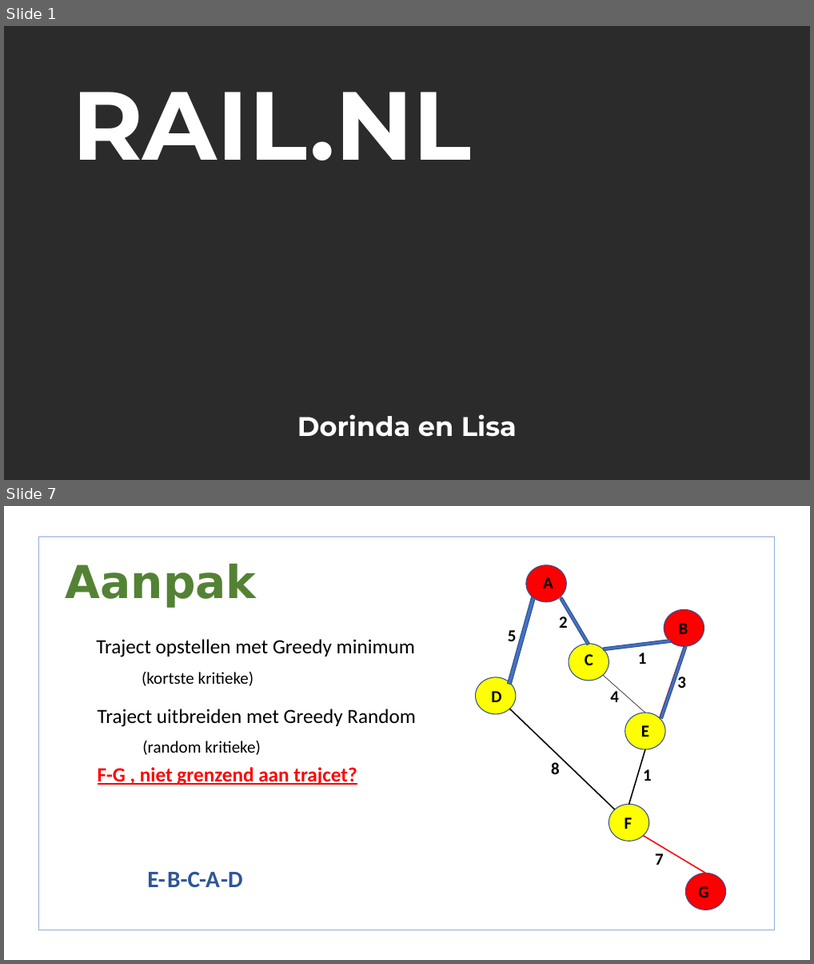
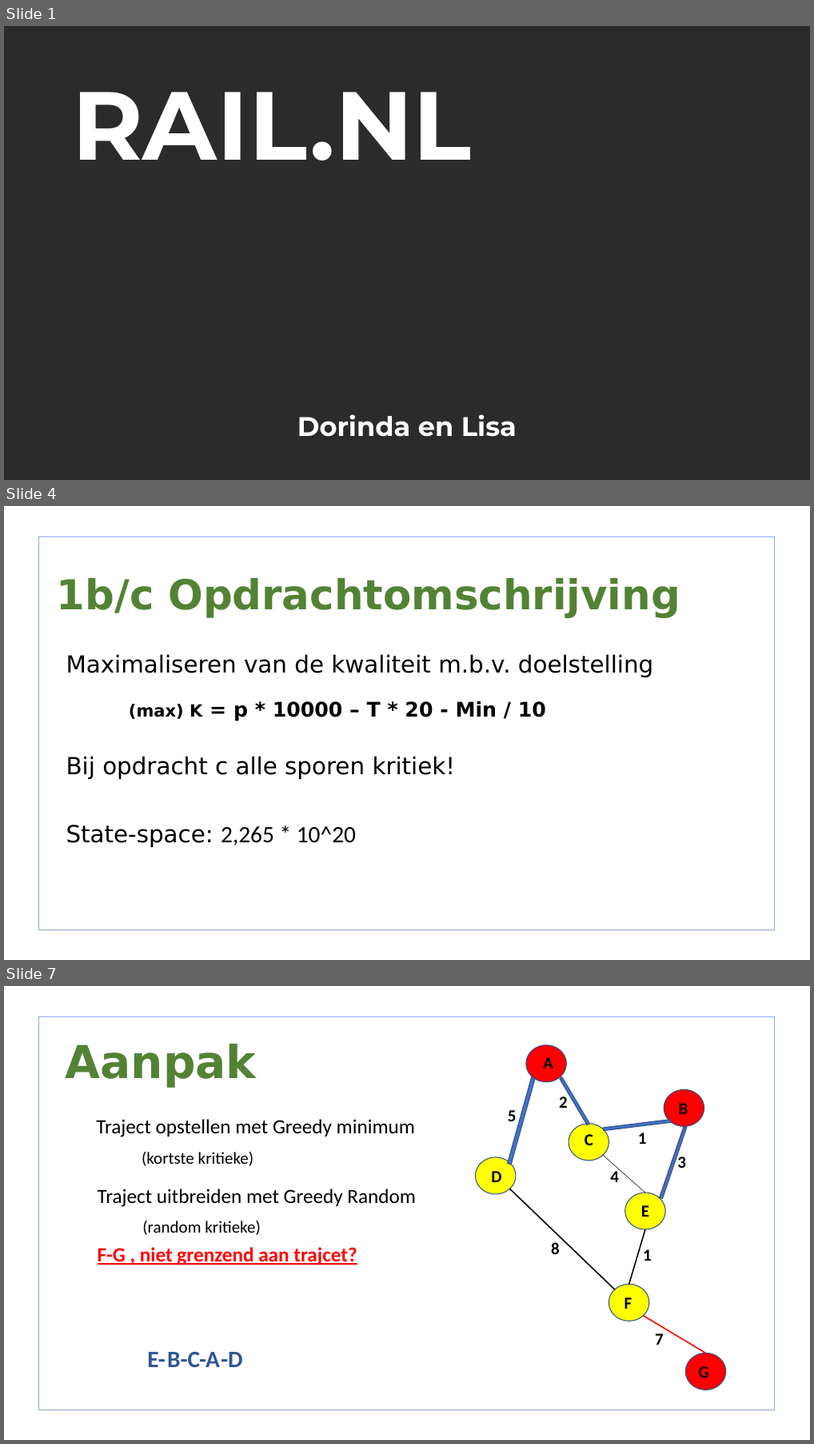
Before and after one commit to lisa259/RailNL, a slide deck: presentaties/Presentation 3.odp. Shown one above the other, each under a label of ours: slides 1 and 7 before the commit, slides 1, 4 and 7 after it; the slides between them are not shown. The pictures are 814x964 and 814x1444 pixels, drawn with LibreOffice and Linux fonts; fonts in the diff are those of the drawing; background and template pictures are left out; a plain dark background stands for a picture behind light text. Boxes give left, top, right and bottom in pixels: in the first picture for what was removed or moved away, otherwise in the second. Text is boxed around its words. In the diff, an @@ line names an element or a change of style, - is before the commit and + after.

```diff
--- a/presentaties/Presentation 3.odp
+++ b/presentaties/Presentation 3.odp
@@ slide 4 added at [4,506,810,960], background picture (left out) @@
@@ freeform shape added at [39,537,775,929], fill #FFFFFF, outline #8FAADC 0.99 pt @@
@@ title added at [57,578,681,618], 49 pt, text #548235, bold @@
+1b/c Opdrachtomschrijving
@@ text added at [66,654,654,847], 28 pt, text #000000 @@
+• Maximaliseren van de kwaliteit m.b.v. doelstelling
+• Bij opdracht c alle sporen kritiek!
+• State-space: 2,265 * 10^20
@@ text added at [129,701,546,721], 24 pt, text #000000, bold @@
+(max) K = p * 10000 – T * 20 - Min / 10
```
Also in this commit, not shown: 4 slides changed, 7 other slides added, 4 slides removed, 45 other files.
